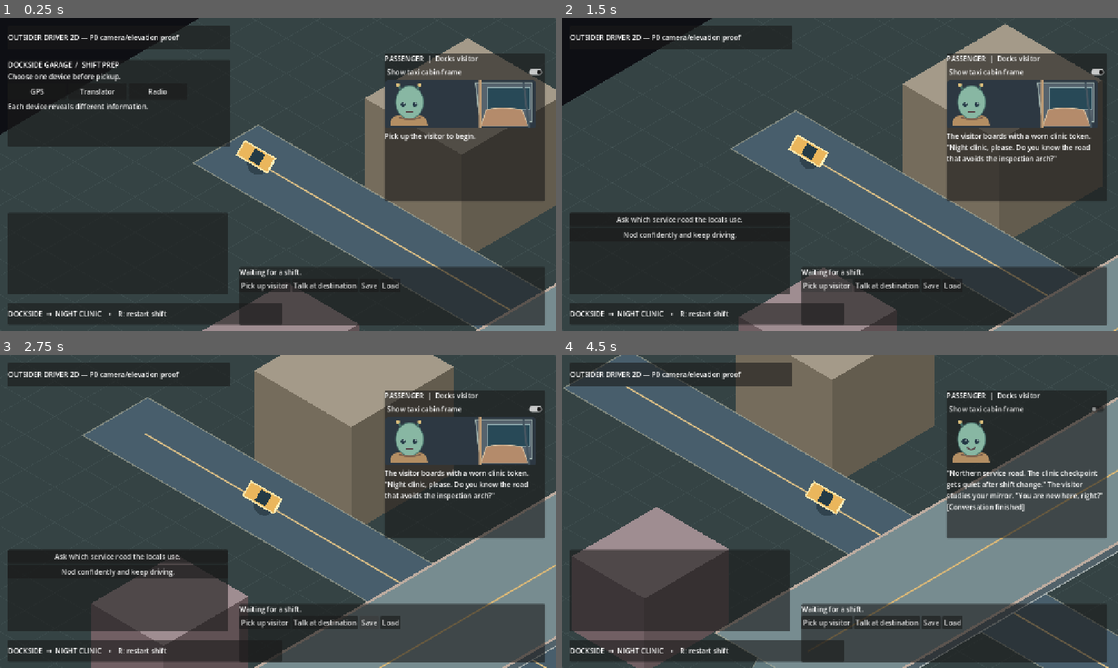
Above: before the commit, frames 1-4 (two rows, left to right).
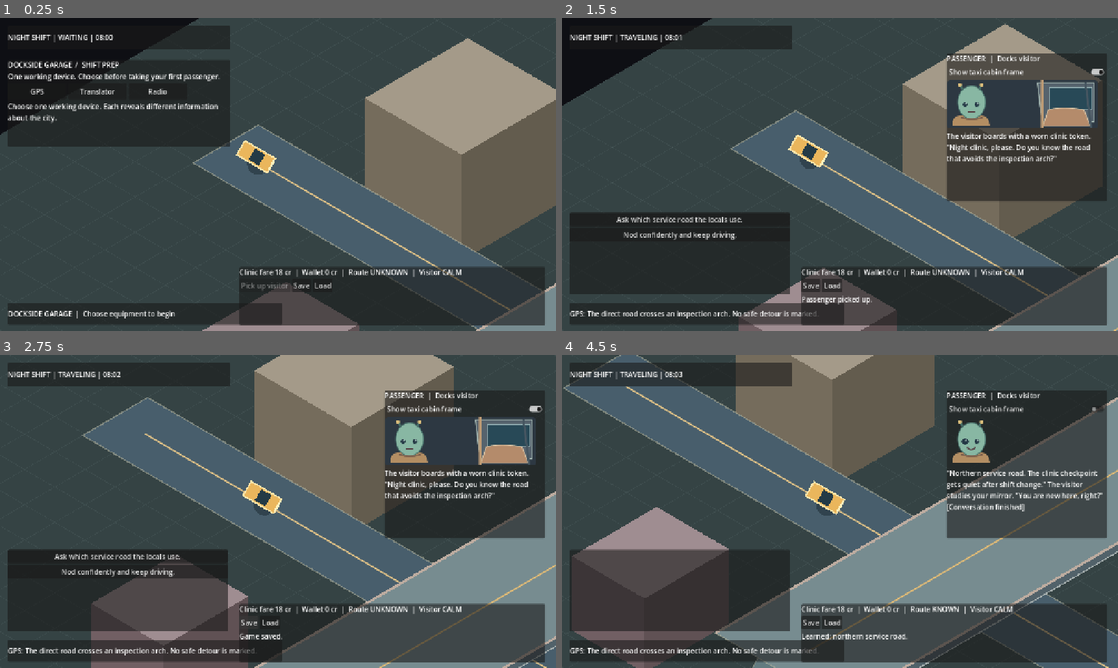
Above: after the commit, the same moments.

Repository: MohamedXIV/outsider-driver-2d
Game: Godot game, scene res://scenes/main.tscn
The game is run twice, just before and just after one commit, with the same random seed, the same clock (stepped at 60 frames per second) and the same inputs.
Inputs:
- Up to frame 1 (0.25 s): no input
- Up to frame 2 (1.5 s): click "GPS" at 0.5 s; click "Pick up visitor" at 1.25 s
- Up to frame 3 (2.75 s): click "Save" at 2 s
- Up to frame 4 (4.5 s): click "Load" at 2.75 s; click "Show taxi cabin frame" at 3.5 s; click "Ask which service road the lo…" at 4.25 s

The runs differ from the first frame. In frame 1, 26% of the frame differs, in the area x 1-98%, y 4-96%; in frame 2, 1.8%; in frame 3, 1.9%; in frame 4, 2.4%.
Error before the commit: Invalid access to property or key 'starter_device' on a base object of type 'RefCounted (GameSession)'. (res://scripts/main.gd:197)

Commit message:
Fix P2 tree: preserve authoritative starter state and v2 persistence

Diff:
--- a/scripts/game_session.gd
+++ b/scripts/game_session.gd
@@ -8,9 +8,17 @@
 const JOB_ID: String = "job:docks-night-clinic"
 const ROUTE_ID: String = "route:docks-clinic-overpass"
 const FARE_CREDITS: int = 18
+# Starter equipment provides one source of information, never an automatic translation
+# of the city's foreign-language conversations.
+const STARTER_FACTS: Dictionary = {
+	"gps": "map:inspection-arch",
+	"translator": "translation:clinic-token",
+	"radio": "radio:two-local-languages"
+}
 const START_MINUTE: float = 8.0 * 60.0
 
 var phase: RidePhase = RidePhase.WAITING
+var starter_device: String = ""
 var world_minutes: float = START_MINUTE
 var credits: int = 0
 var suspicion: int = 0
@@ -32,8 +40,17 @@
 	return TaxiRide.new(route)
 
 
+func select_starter_device(device_id: String) -> bool:
+	if phase != RidePhase.WAITING or not starter_device.is_empty() \
+			or not STARTER_FACTS.has(device_id):
+		return false
+	starter_device = device_id
+	known_facts.append(str(STARTER_FACTS[device_id]))
+	return true
+
+
 func pickup() -> bool:
-	if phase != RidePhase.WAITING:
+	if phase != RidePhase.WAITING or starter_device.is_empty():
 		return false
 	phase = RidePhase.TRAVELING
 	return true
@@ -76,6 +93,7 @@
 		"passenger_id": PASSENGER_ID,
 		"job_id": JOB_ID,
 		"route_id": ROUTE_ID,
+		"starter_device": starter_device,
 		"phase": int(phase),
 		"world_minutes": world_minutes,
 		"credits": credits,
@@ -92,13 +110,20 @@
 	var restored_phase: int = int(value.get("phase", -1))
 	if restored_phase < 0 or restored_phase > int(RidePhase.COMPLETED):
 		return false
+	var gear_id: String = str(value.get("starter_device", ""))
+	if (not gear_id.is_empty() and not STARTER_FACTS.has(gear_id)) \
+			or (restored_phase != int(RidePhase.WAITING) and gear_id.is_empty()):
+		return false
 	var fresh_ride: TaxiRide = _create_ride()
 	if not fresh_ride.restore_snapshot(value.get("ride", {})):
 		return false
 	if not value.get("known_facts", null) is Array 			or not value.get("applied_story_events", null) is Array:
 		return false
+	if not gear_id.is_empty() and not value["known_facts"].has(str(STARTER_FACTS[gear_id])):
+		return false
 	ride = fresh_ride
 	phase = restored_phase as RidePhase
+	starter_device = gear_id
 	world_minutes = float(value.get("world_minutes", START_MINUTE))
 	credits = maxi(0, int(value.get("credits", 0)))
 	suspicion = maxi(0, int(value.get("suspicion", 0)))
--- a/scripts/main.gd
+++ b/scripts/main.gd
@@ -171,7 +171,7 @@
 func _on_load() -> void:
 	var payload: Dictionary = RideSave.load()
 	if payload.is_empty():
-		_notice = "No valid v1 save exists."
+		_notice = "No valid v2 save exists."
 		_refresh_ui()
 		return
 	var restored: GameSession = GameSession.new()
--- a/scripts/ride_save.gd
+++ b/scripts/ride_save.gd
@@ -1,8 +1,8 @@
 class_name RideSave
 extends RefCounted
 
-const SAVE_PATH: String = "user://outsider_driver_ride_v1.json"
-const VERSION: int = 1
+const SAVE_PATH: String = "user://outsider_driver_ride_v2.json"
+const VERSION: int = 2
 
 
 static func save(session: GameSession, ink: Dictionary, path: String = SAVE_PATH) -> bool:
--- a/tests/test_session.gd
+++ b/tests/test_session.gd
@@ -6,6 +6,11 @@
 	state.advance(3.0)
 	assert(state.world_minutes > GameSession.START_MINUTE)
 	assert(state.ride.world_position() == start, "Taxi drove before pickup.")
+	assert(not state.pickup(), "A shift needs a prepared starter device.")
+	assert(not state.select_starter_device("unknown"))
+	assert(state.select_starter_device("gps"))
+	assert(not state.select_starter_device("translator"), "Starter choice must be single-use.")
+	assert(state.known_facts.has("map:inspection-arch"))
 	assert(state.pickup())
 	assert(not state.pickup(), "Pickup must happen only once.")
 	state.advance(100.0)
@@ -26,12 +31,13 @@
 	var save_path: String = "user://p1-session-fixture.json"
 	assert(RideSave.save(state, {}, save_path))
 	var envelope: Dictionary = RideSave.load(save_path)
-	assert(envelope.get("schema_version") == 1)
+	assert(envelope.get("schema_version") == 2)
 	var restored: GameSession = GameSession.new()
 	assert(restored.restore_snapshot(envelope["game"]))
 	assert(restored.phase == GameSession.RidePhase.COMPLETED)
 	assert(restored.credits == GameSession.FARE_CREDITS)
 	assert(restored.suspicion == 1)
+	assert(restored.starter_device == "gps")
 	assert(restored.known_facts.has("docks-route"))
 	assert(restored.ride.world_position() == state.ride.world_position())
 	assert(not restored.drop_off(), "Restore allowed double payment.")
@@ -39,6 +45,7 @@
 	restored.advance(2.0)
 	assert(restored.world_minutes > after_dropoff, "Completed ride froze the world.")
 	var traveling: GameSession = GameSession.new()
+	assert(traveling.select_starter_device("radio"))
 	assert(traveling.pickup())
 	traveling.advance(2.0)
 	var unfinished_path: String = "user://p1-unfinished-fixture.json"
@@ -48,5 +55,19 @@
 	assert(unfinished.phase == GameSession.RidePhase.TRAVELING)
 	assert(unfinished.credits == 0 and unfinished.ride.world_position() == traveling.ride.world_position())
 
+	# The three choices must remain differentiated and survive persistence.
+	var translation: GameSession = GameSession.new()
+	assert(translation.select_starter_device("translator"))
+	assert(translation.known_facts.has("translation:clinic-token"))
+	assert(not translation.known_facts.has("radio:two-local-languages"))
+	assert(translation.restore_snapshot(translation.snapshot()))
+	assert(translation.starter_device == "translator")
+	var invalid: Dictionary = translation.snapshot()
+	invalid["starter_device"] = "unlisted-gear"
+	assert(not GameSession.new().restore_snapshot(invalid), "Invalid equipment must reject save.")
+	invalid = translation.snapshot()
+	invalid["known_facts"] = []
+	assert(not GameSession.new().restore_snapshot(invalid), "Cannot lose the chosen gear's fact.")
+
 	print("P1_SESSION_NATIVE_PASS")
 	quit(0)
